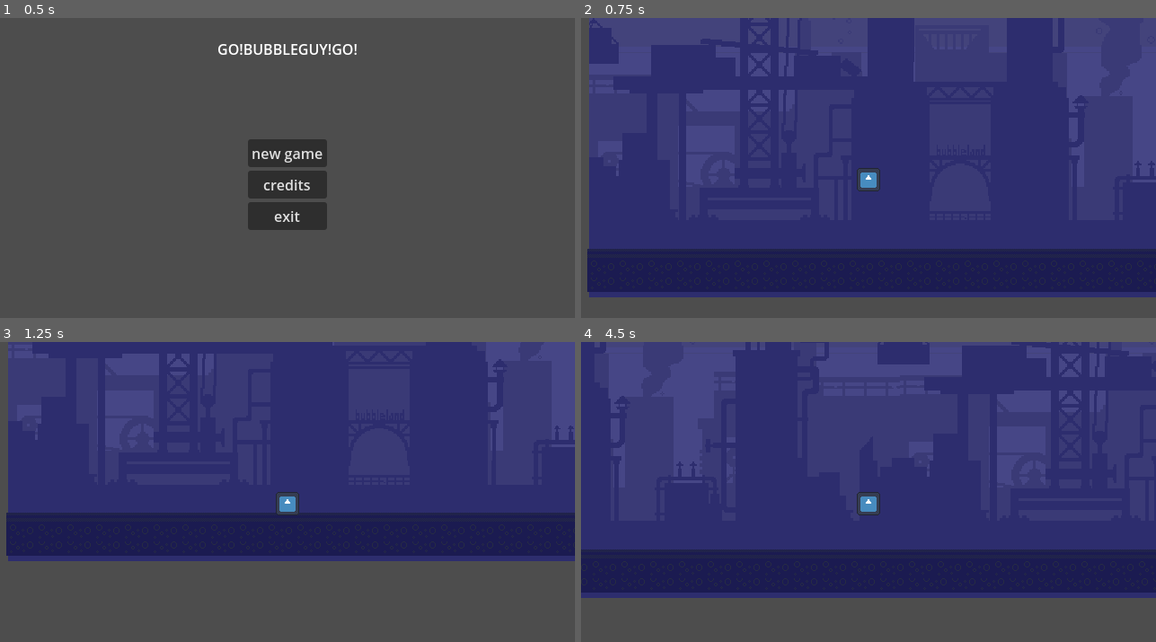
Above: before the commit, frames 1-4 (two rows, left to right).
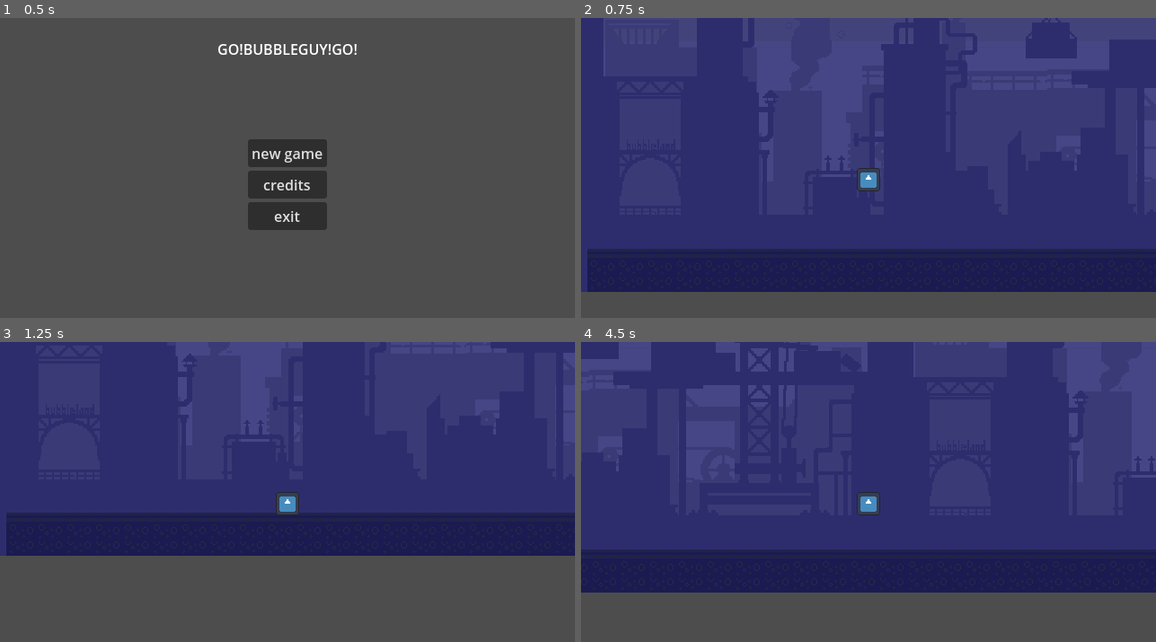
Above: after the commit, the same moments.

Repository: Adon1as/GO_BUBBLEGUY_GO
Game: Godot game, scene res://global/main_menu.tscn
Two runs of this game, one before a commit and one after it. Both use one fixed random seed, a clock stepped at 60 frames per second and the inputs below. The engine's default icon, where the game draws it, is replaced by a stand-in: a white triangle on a blue panel in a dark square.
Inputs:
- Up to frame 1 (0.5 s): no input
- Up to frame 2 (0.75 s): click "new game" at 0.5 s
- Up to frame 3 (1.25 s): no input
- Up to frame 4 (4.5 s): tap Enter (ui_accept) at 1.25, 1.52, 2.27, 3.77 s; hold Right (ui_right) 1.28-2.78 s; hold Left (ui_left) 2.78-3.53 s; hold Right (ui_right) from 3.53 s (still down)

Frame 1 is identical in both runs. In frame 2, 11% of the frame differs, in the area x 0-100%, y 0-94%; in frame 3, 7.8%; in frame 4, 11%, in the area x 0-100%, y 0-86%.

Commit message:
improvement factory background and add WASD as input

Diff:
--- a/project.godot
+++ b/project.godot
@@ -21,6 +21,41 @@
 window/size/viewport_height=360
 window/stretch/mode="canvas_items"
 
+[input]
+
+ui_left={
+"deadzone": 0.5,
+"events": [Object(InputEventKey,"resource_local_to_scene":false,"resource_name":"","device":0,"window_id":0,"alt_pressed":false,"shift_pressed":false,"ctrl_pressed":false,"meta_pressed":false,"pressed":false,"keycode":4194319,"physical_keycode":0,"key_label":0,"unicode":0,"location":0,"echo":false,"script":null)
+, Object(InputEventJoypadButton,"resource_local_to_scene":false,"resource_name":"","device":0,"button_index":13,"pressure":0.0,"pressed":false,"script":null)
+, Object(InputEventJoypadMotion,"resource_local_to_scene":false,"resource_name":"","device":0,"axis":0,"axis_value":-1.0,"script":null)
+, Object(InputEventKey,"resource_local_to_scene":false,"resource_name":"","device":-1,"window_id":0,"alt_pressed":false,"shift_pressed":false,"ctrl_pressed":false,"meta_pressed":false,"pressed":false,"keycode":0,"physical_keycode":65,"key_label":0,"unicode":97,"location":0,"echo":false,"script":null)
+]
+}
+ui_right={
+"deadzone": 0.5,
+"events": [Object(InputEventKey,"resource_local_to_scene":false,"resource_name":"","device":0,"window_id":0,"alt_pressed":false,"shift_pressed":false,"ctrl_pressed":false,"meta_pressed":false,"pressed":false,"keycode":4194321,"physical_keycode":0,"key_label":0,"unicode":0,"location":0,"echo":false,"script":null)
+, Object(InputEventJoypadButton,"resource_local_to_scene":false,"resource_name":"","device":0,"button_index":14,"pressure":0.0,"pressed":false,"script":null)
+, Object(InputEventJoypadMotion,"resource_local_to_scene":false,"resource_name":"","device":0,"axis":0,"axis_value":1.0,"script":null)
+, Object(InputEventKey,"resource_local_to_scene":false,"resource_name":"","device":-1,"window_id":0,"alt_pressed":false,"shift_pressed":false,"ctrl_pressed":false,"meta_pressed":false,"pressed":false,"keycode":0,"physical_keycode":68,"key_label":0,"unicode":100,"location":0,"echo":false,"script":null)
+]
+}
+ui_up={
+"deadzone": 0.5,
+"events": [Object(InputEventKey,"resource_local_to_scene":false,"resource_name":"","device":0,"window_id":0,"alt_pressed":false,"shift_pressed":false,"ctrl_pressed":false,"meta_pressed":false,"pressed":false,"keycode":4194320,"physical_keycode":0,"key_label":0,"unicode":0,"location":0,"echo":false,"script":null)
+, Object(InputEventJoypadButton,"resource_local_to_scene":false,"resource_name":"","device":0,"button_index":11,"pressure":0.0,"pressed":false,"script":null)
+, Object(InputEventJoypadMotion,"resource_local_to_scene":false,"resource_name":"","device":0,"axis":1,"axis_value":-1.0,"script":null)
+, Object(InputEventKey,"resource_local_to_scene":false,"resource_name":"","device":-1,"window_id":0,"alt_pressed":false,"shift_pressed":false,"ctrl_pressed":false,"meta_pressed":false,"pressed":false,"keycode":0,"physical_keycode":87,"key_label":0,"unicode":119,"location":0,"echo":false,"script":null)
+]
+}
+ui_down={
+"deadzone": 0.5,
+"events": [Object(InputEventKey,"resource_local_to_scene":false,"resource_name":"","device":0,"window_id":0,"alt_pressed":false,"shift_pressed":false,"ctrl_pressed":false,"meta_pressed":false,"pressed":false,"keycode":4194322,"physical_keycode":0,"key_label":0,"unicode":0,"location":0,"echo":false,"script":null)
+, Object(InputEventJoypadButton,"resource_local_to_scene":false,"resource_name":"","device":0,"button_index":12,"pressure":0.0,"pressed":false,"script":null)
+, Object(InputEventJoypadMotion,"resource_local_to_scene":false,"resource_name":"","device":0,"axis":1,"axis_value":1.0,"script":null)
+, Object(InputEventKey,"resource_local_to_scene":false,"resource_name":"","device":-1,"window_id":0,"alt_pressed":false,"shift_pressed":false,"ctrl_pressed":false,"meta_pressed":false,"pressed":false,"keycode":0,"physical_keycode":83,"key_label":0,"unicode":115,"location":0,"echo":false,"script":null)
+]
+}
+
 [rendering]
 
 textures/canvas_textures/default_texture_filter=0
--- a/stages/factory/factory.tscn
+++ b/stages/factory/factory.tscn
@@ -21,17 +21,18 @@
 
 [node name="Factory" type="Node2D"]
 
-[node name="BG" type="Node2D" parent="."]
+[node name="Parallax2D" type="Parallax2D" parent="."]
+scroll_offset = Vector2(-77, 4)
+repeat_size = Vector2(855, 0)
+repeat_times = 6
 
-[node name="bg1" type="Sprite2D" parent="BG"]
-position = Vector2(434, 115)
+[node name="bg1" type="Sprite2D" parent="Parallax2D"]
+texture_repeat = 2
+position = Vector2(2731, 105)
 scale = Vector2(1.5, 1.5)
 texture = ExtResource("1_4hbmp")
-
-[node name="bg2" type="Sprite2D" parent="BG"]
-position = Vector2(1290, 115)
-scale = Vector2(1.5, 1.5)
-texture = ExtResource("1_4hbmp")
+region_enabled = true
+region_rect = Rect2(0, 0, 576, 324)
 
 [node name="TileMapLayer" type="TileMapLayer" parent="."]
 tile_map_data = PackedByteArray("AAAAABMAAAAAAAAAAAAAABQAAAAAAAEAAAABABMAAAABAAAAAAABABQAAAABAAEAAAACABMAAAAAAAAAAAACAB …(5104 unchanged characters)…
